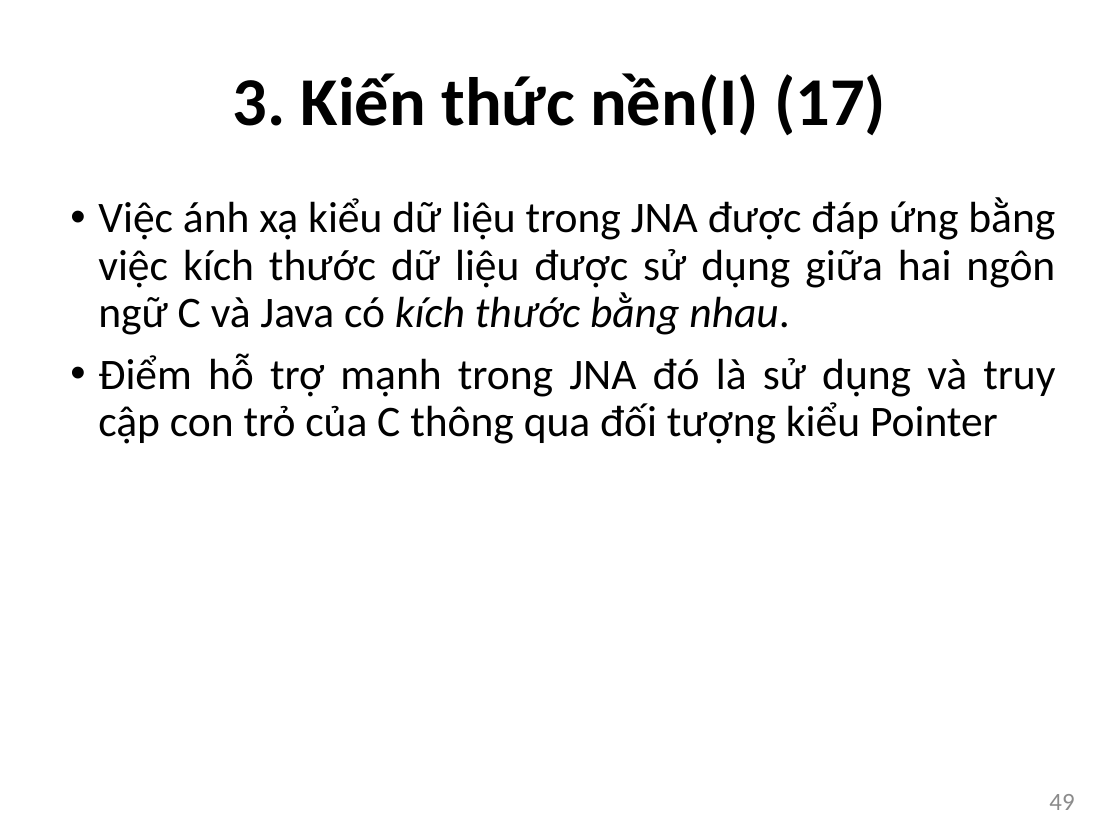
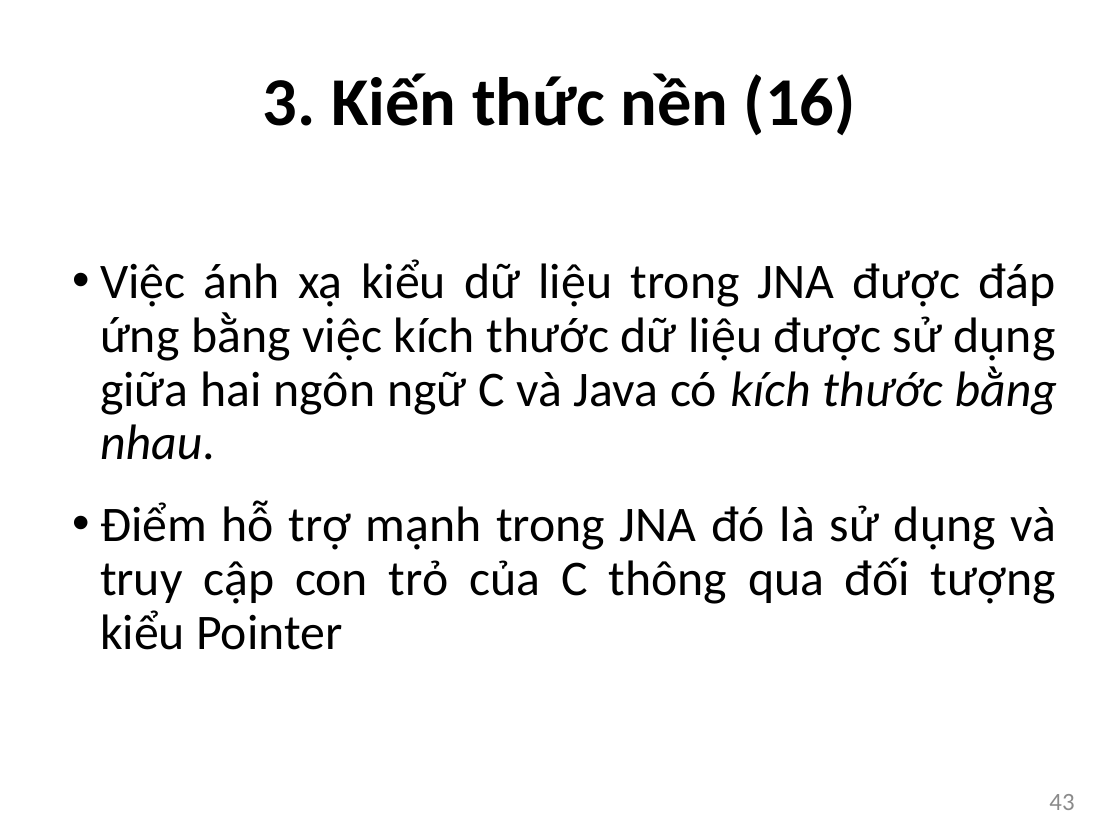
Before and after one commit to bntam/LVTN, a slide deck: slide 43 of Slide/Slide.pptx (slide 49 before the commit). Drawn at 1120x840 pixels with LibreOffice and Linux fonts; fonts in the diff are those of the drawing. Boxes give left, top, right and bottom in pixels: in the first picture for what was removed or moved away, otherwise in the second. Text is boxed around its words. In the diff, an @@ line names an element or a change of style, - is before the commit and + after.

```diff
--- a/Slide/Slide.pptx
+++ b/Slide/Slide.pptx
@@ text at (263, 73, 856, 135): text changed @@
-3. Kiến thức nền(I) (17)
+3. Kiến thức nền (16)
@@ text "Việc ánh xạ kiểu dữ ...": place and size @@
-text "Việc ánh xạ kiểu dữ ..." at (98, 197, 1055, 444)
+text "Việc ánh xạ kiểu dữ ..." at (100, 259, 1057, 650)
@@ text "Việc ánh xạ kiểu dữ ..." at (100, 259, 1057, 650): size 28 to 32 pt; more space between paragraphs @@
@@ page number at (1049, 794, 1074, 810): text changed @@
-49
+43
```
Also in this commit, not shown: 53 other slides changed, 7 slides added, 34 slides removed.
